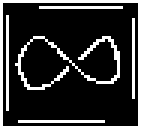
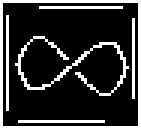
Comparing the layer stacks of the two 141 × 129 images. Changes:
painted on "Hintergrund" over [69, 36, 129, 96]
